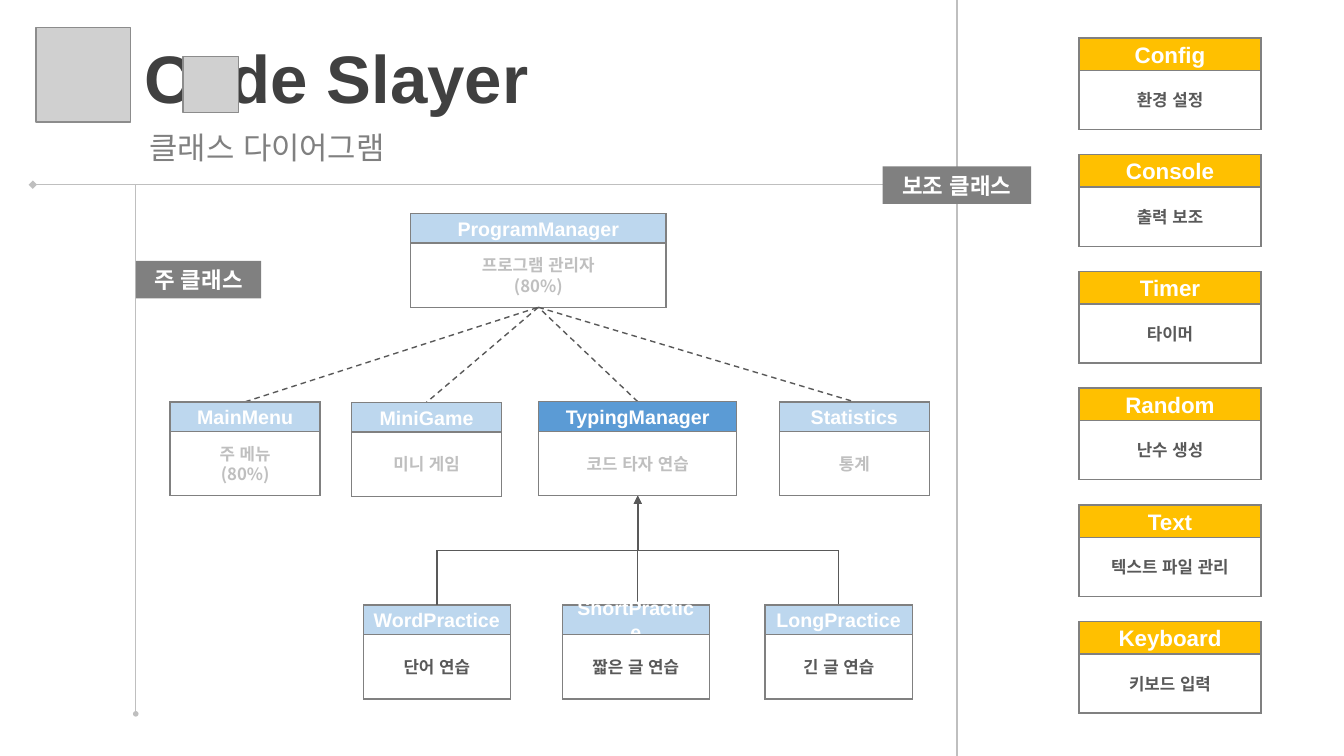
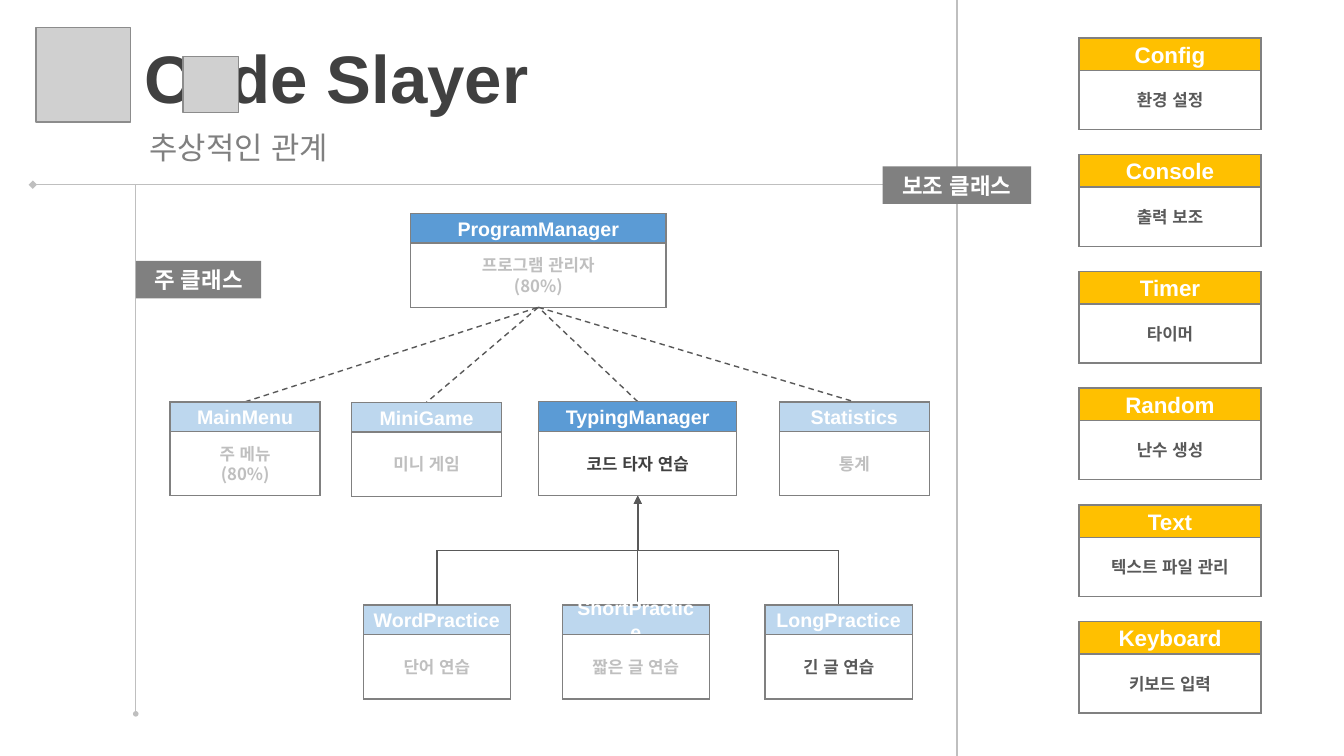
Before and after one commit to TimetoTreatment/CodeSlayer, a slide deck: slide 122 of CodeSlayer/CodeSlayer/_Document/3. 발표 C++.pptx. Drawn at 1344x756 pixels with LibreOffice and Linux fonts; fonts in the diff are those of the drawing; grey boxes stand for pictures. Boxes give left, top, right and bottom in pixels: in the first picture for what was removed or moved away, otherwise in the second. Text is boxed around its words. In the diff, an @@ line names an element or a change of style, - is before the commit and + after.

Commit message:
# 2.26   - 코드 정리

```diff
--- a/CodeSlayer/CodeSlayer/_Document/3. 발표 C++.pptx
+++ b/CodeSlayer/CodeSlayer/_Document/3. 발표 C++.pptx
@@ text at (x1=150, y1=133, x2=328, y2=162): text changed @@
-클래스 다이어그램
+추상적인 관계
@@ rectangle "ProgramManager" at (x1=410, y1=214, x2=665, y2=244): fill #BDD7EE to #5B9BD5 @@
@@ rectangle "코드 타자 연습" at (x1=538, y1=432, x2=736, y2=496): text colour #BFBFBF to #404040 @@
@@ rectangle "단어 연습" at (x1=363, y1=635, x2=510, y2=700): text colour #595959 to #BFBFBF @@
@@ rectangle "짧은 글 연습" at (x1=563, y1=635, x2=710, y2=700): text colour #595959 to #BFBFBF @@
```
Also in this commit, not shown: 3 other slides changed, 6 slides added, 3 slides removed, 12 other files.
